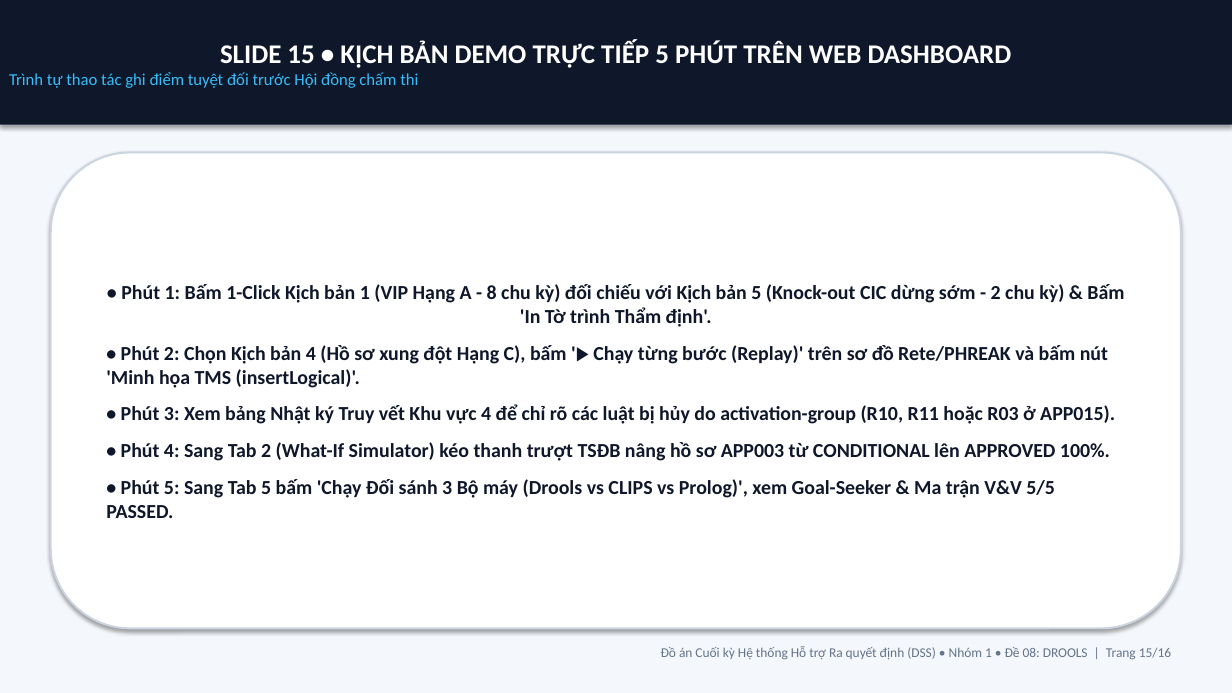
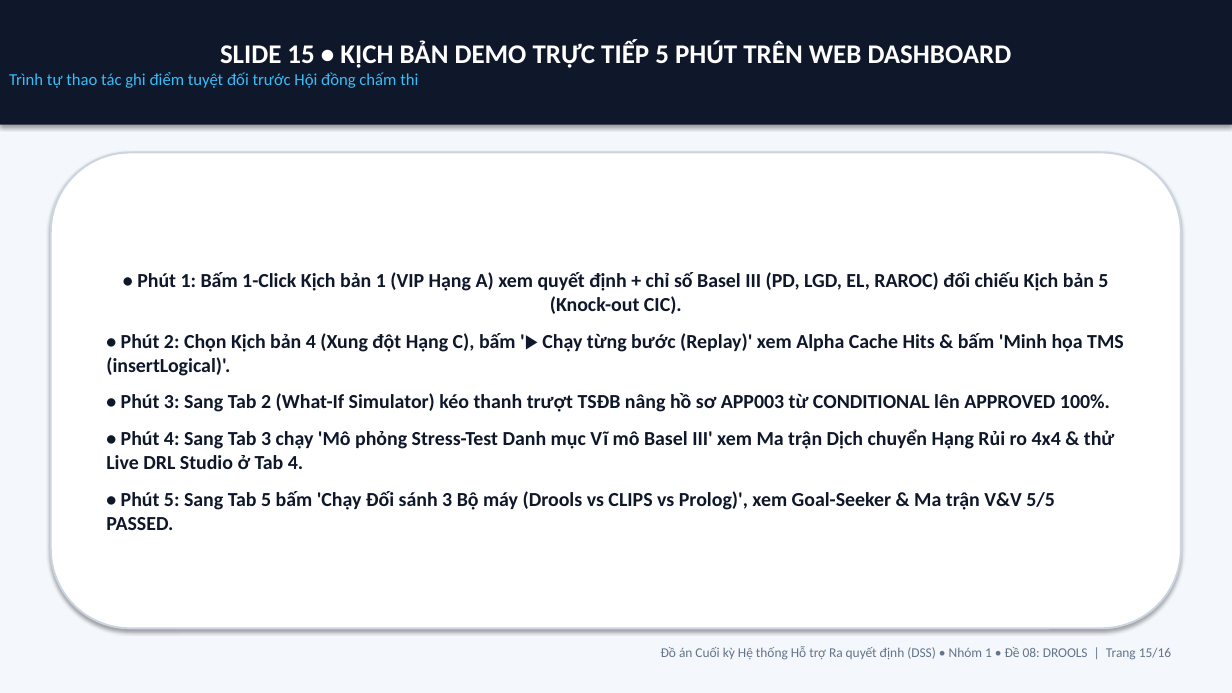
Before and after one commit to Vipwar/dss-nhom1-de08-drools, a slide deck: slide 15 of docs/SLIDE_THUYET_TRINH_DE_08_DROOLS_NHOM_1.pptx. Drawn at 1232x693 pixels with LibreOffice and Linux fonts; fonts in the diff are those of the drawing. Boxes give left, top, right and bottom in pixels: in the first picture for what was removed or moved away, otherwise in the second. Text is boxed around its words. In the diff, an @@ line names an element or a change of style, - is before the commit and + after.

Commit message:
Nang cap V3 Ultimate: SafeASTEvaluator, Alpha Memory Cache, Basel III & Stress-Testing, RFC 4180 CSV, Fuzzing 100 Ho so (28/28 Tests Pass)

```diff
--- a/docs/SLIDE_THUYET_TRINH_DE_08_DROOLS_NHOM_1.pptx
+++ b/docs/SLIDE_THUYET_TRINH_DE_08_DROOLS_NHOM_1.pptx
@@ text in rounded rectangle at <box>106,272,1124,469</box>: text changed @@
-• Phút 1: Bấm 1-Click Kịch bản 1 (VIP Hạng A - 8 chu kỳ) đối chiếu với Kịch bản 5 (Knock-out CIC dừng sớm - 2 chu kỳ) & Bấm 'In Tờ trình Thẩm định'.
-• Phút 2: Chọn Kịch bản 4 (Hồ sơ xung đột Hạng C), bấm '▶ Chạy từng bước (Replay)' trên sơ đồ Rete/PHREAK và bấm nút 'Minh họa TMS (insertLogical)'.
-• Phút 3: Xem bảng Nhật ký Truy vết Khu vực 4 để chỉ rõ các luật bị hủy do activation-group (R10, R11 hoặc R03 ở APP015).
-• Phút 4: Sang Tab 2 (What-If Simulator) kéo thanh trượt TSĐB nâng hồ sơ APP003 từ CONDITIONAL lên APPROVED 100%.
+• Phút 1: Bấm 1-Click Kịch bản 1 (VIP Hạng A) xem quyết định + chỉ số Basel III (PD, LGD, EL, RAROC) đối chiếu Kịch bản 5 (Knock-out CIC).
+• Phút 2: Chọn Kịch bản 4 (Xung đột Hạng C), bấm '▶ Chạy từng bước (Replay)' xem Alpha Cache Hits & bấm 'Minh họa TMS (insertLogical)'.
+• Phút 3: Sang Tab 2 (What-If Simulator) kéo thanh trượt TSĐB nâng hồ sơ APP003 từ CONDITIONAL lên APPROVED 100%.
+• Phút 4: Sang Tab 3 chạy 'Mô phỏng Stress-Test Danh mục Vĩ mô Basel III' xem Ma trận Dịch chuyển Hạng Rủi ro 4x4 & thử Live DRL Studio ở Tab 4.
```
Also in this commit, not shown: 10 other slides changed, 14 other files.
